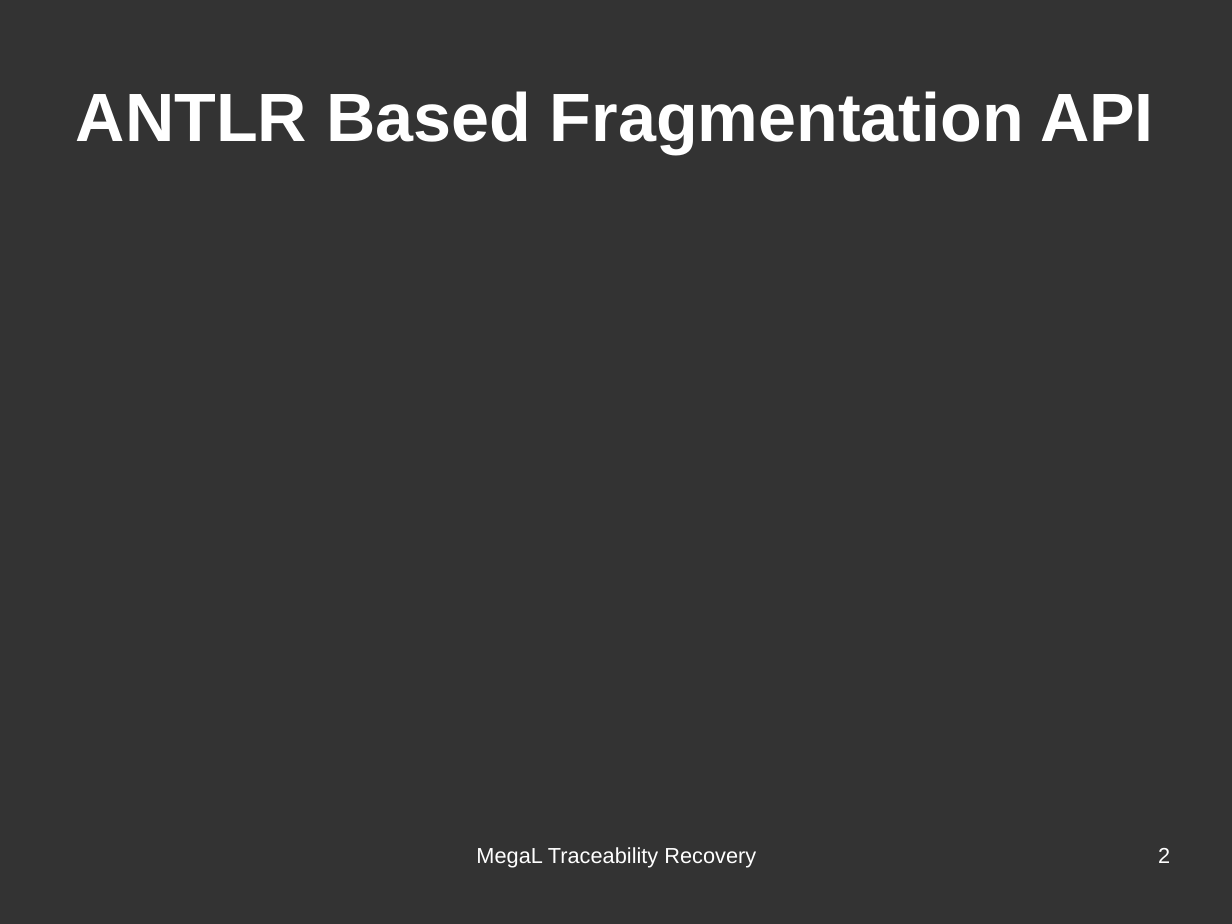
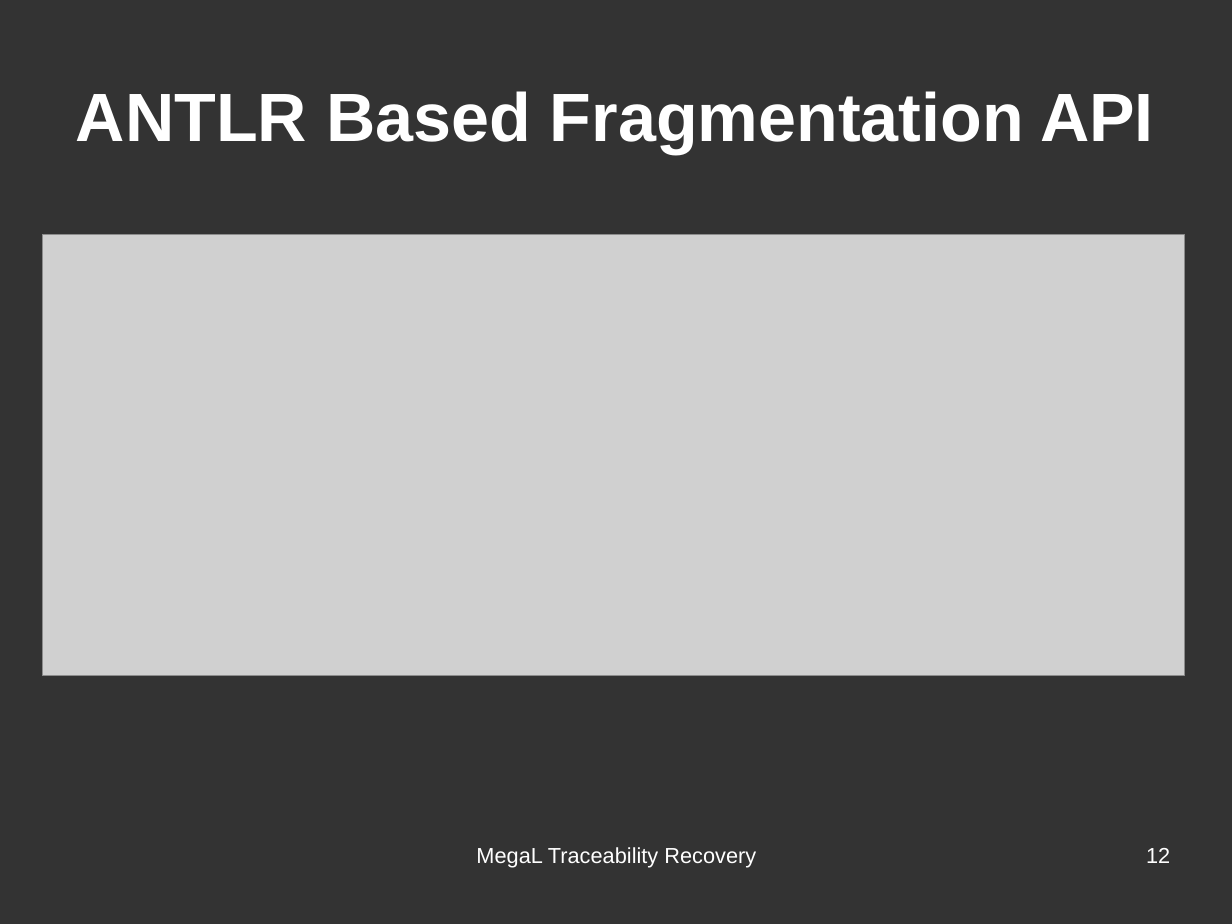
Before and after one commit to hayasam/megal-tr, a slide deck: slide 12 of slides/meeting-2016-06-28/meeting-2016-06-28.odp (slide 2 before the commit). Drawn at 1232x924 pixels with LibreOffice and Linux fonts; fonts in the diff are those of the drawing; grey boxes stand for pictures. Boxes give left, top, right and bottom in pixels: in the first picture for what was removed or moved away, otherwise in the second. Text is boxed around its words. In the diff, an @@ line names an element or a change of style, - is before the commit and + after.

```diff
--- a/slides/meeting-2016-06-28/meeting-2016-06-28.odp
+++ b/slides/meeting-2016-06-28/meeting-2016-06-28.odp
@@ picture added at box(42, 235, 1185, 675) @@
@@ page number at box(1146, 848, 1170, 863): text changed @@
-2
+12
```
Also in this commit, not shown: 5 other slides changed, 7 slides added, 12 other files.
